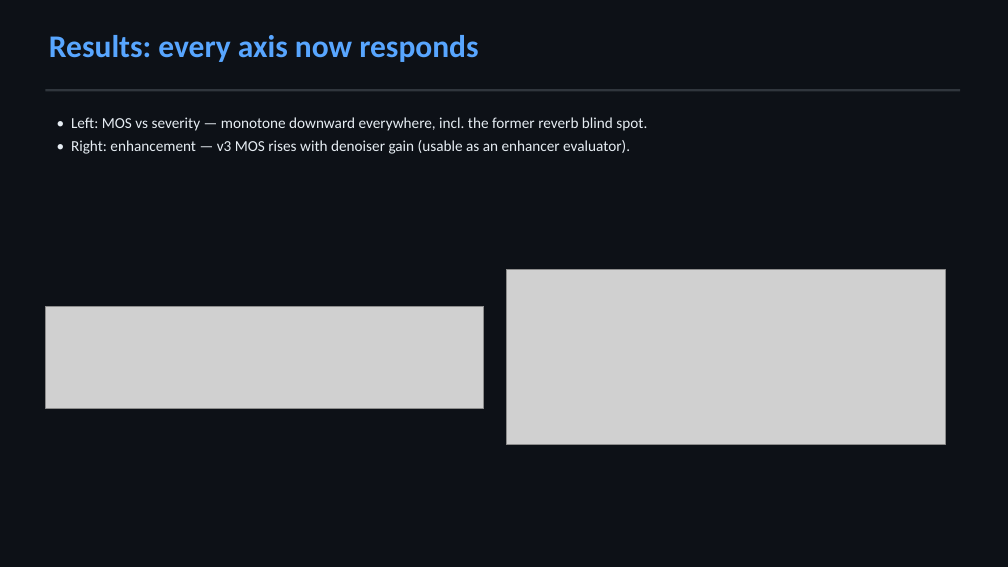
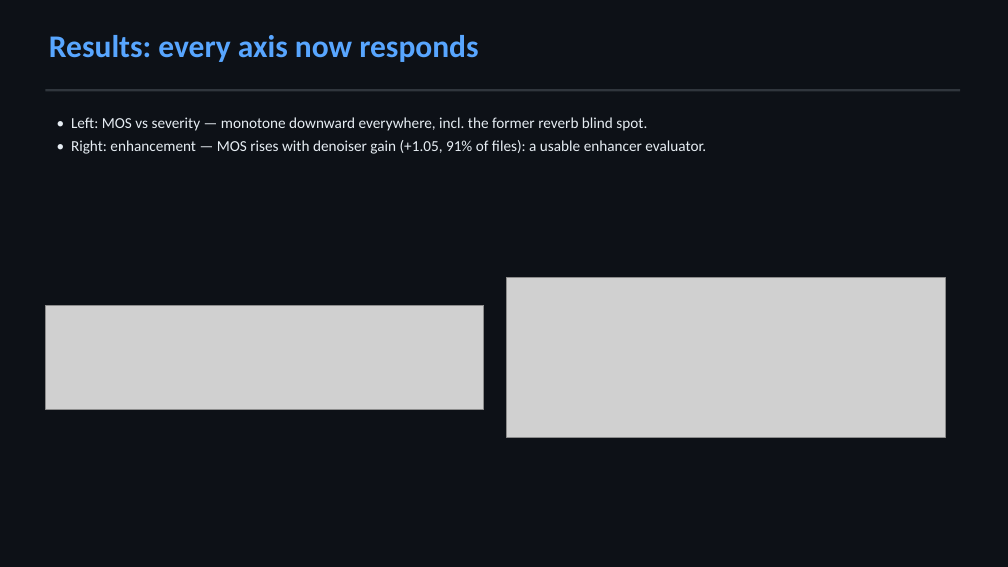
Before and after one commit to LarocheC/llm-sqa, a slide deck: slide 14 of experiments/results/planb_deck.pptx. Drawn at 1008x567 pixels with LibreOffice and Linux fonts; fonts in the diff are those of the drawing; grey boxes stand for pictures. Boxes give left, top, right and bottom in pixels: in the first picture for what was removed or moved away, otherwise in the second. Text is boxed around its words. In the diff, an @@ line names an element or a change of style, - is before the commit and + after.

```diff
--- a/experiments/results/planb_deck.pptx
+++ b/experiments/results/planb_deck.pptx
@@ text at (71,140,706,154): text changed @@
-• Right: enhancement — v3 MOS rises with denoiser gain (usable as an enhancer evaluator).
+• Right: enhancement — MOS rises with denoiser gain (+1.05, 91% of files): a usable enhancer evaluator.
@@ picture: place and size @@
-picture at (507,269,945,445)
+picture at (507,278,945,437)
```
Also in this commit, not shown: 7 other slides changed, 1 slide added, 8 other files.
